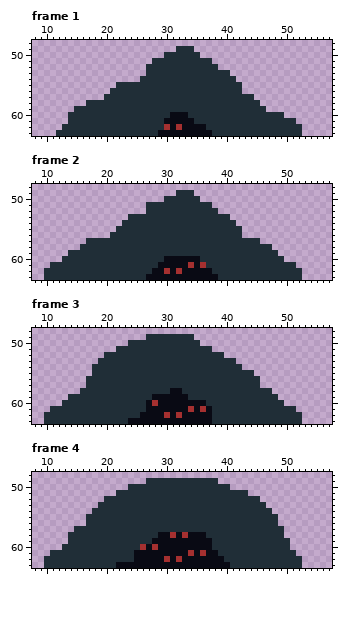
Pixel-art file -- aseprite/rat_spawner_idle.aseprite. Above is the file before it was changed.
64x64 pixels, 10 frames. Shown: frame 1: x 8..57, y 48..63; frame 2: x 8..57, y 48..63; frame 3: x 8..57, y 48..63; frame 4: x 8..57, y 48..63. The commit also changed other frames, which this record leaves out.
Now the later version:
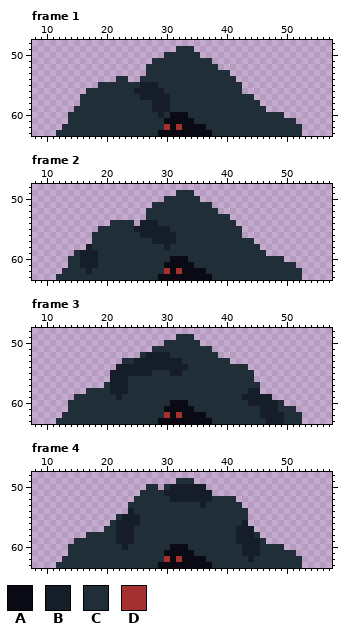
Palette (. is transparent): A #090a14  B #151d28  C #202e37  D #a53030
Difference:
--- frame 1, layer "Layer 1"
@@ x 14..32 @@
 53 .............CCCCCC
-54 ............CCCCCCC
-55 ........CCCCCCCCCCC
-56 .......CCCCCCCCCCCC
-57 ......CCCCCCCCCCCCC
-58 ...CCCCCCCCCCCCCCCC
-59 .CCCCCCCCCCCCCCCCCC
-60 CCCCCCCCCCCCCCCCCAA
+54 ........CC..CCCCCCC
+55 .....CCCCCCCBBBCCCC
+56 ...CCCCCCCCBBBBBCCC
+57 ..CCCCCCCCCCBBBBBCC
+58 ..CCCCCCCCCCCCBBBCC
+59 .CCCCCCCCCCCCCBBBCC
+60 CCCCCCCCCCCCCCCBCAA
 61 CCCCCCCCCCCCCCCCAAA
--- frame 2, layer "Layer 1"
@@ x 8..57 @@
 50 ......................CCCCCC......................
-51 ...................CCCCCCCCCCC....................
+51 ....................CCCCCCCCCC....................
 52 ...................CCCCCCCCCCCC...................
-53 ................CCCCCCCCCCCCCCCCC.................
-54 ...............CCCCCCCCCCCCCCCCCCC................
-55 ..............CCCCCCCCCCCCCCCCCCCCC...............
-56 .............CCCCCCCCCCCCCCCCCCCCCC...............
-57 .........CCCCCCCCCCCCCCCCCCCCCCCCCCCCC............
-58 ........CCCCCCCCCCCCCCCCCCCCCCCCCCCCCCCC..........
-59 ......CCCCCCCCCCCCCCCCCCCCCCCCCCCCCCCCCCC.........
-60 .....CCCCCCCCCCCCCCCCCAAAAAACCCCCCCCCCCCCC........
-61 ...CCCCCCCCCCCCCCCCCCAAAAADADCCCCCCCCCCCCCCC......
-62 ..CCCCCCCCCCCCCCCCCCAADADAAAAACCCCCCCCCCCCCCC.....
-63 ..CCCCCCCCCCCCCCCCCAAAAAAAAAAAACCCCCCCCCCCCCC.....
+53 ...................CCCCCCCCCCCCCC.................
+54 .............CCCC.BBBCCCCCCCCCCCCC................
+55 ...........CCCCCCBBBBBBCCCCCCCCCCCC...............
+56 ..........CCCCCCCCBBBBBBCCCCCCCCCCC...............
+57 ..........CCCCCCCCCCBBBBCCCCCCCCCCCCC.............
+58 .........BCCCCCCCCCCCCBCCCCCCCCCCCCCCC............
+59 .......CBBBCCCCCCCCCCCCCCCCCCCCCCCCCCCC...........
+60 ......CCBBBCCCCCCCCCCCCAAACCCCCCCCCCCCCCCC........
+61 ......CCBBBCCCCCCCCCCCAAAAACCCCCCCCCCCCCCCCC......
+62 .....CCCCBCCCCCCCCCCCCDADAAAACCCCCCCCCCCCCCCC.....
+63 ....CCCCCCCCCCCCCCCCCAAAAAAAAACCCCCCCCCCCCCCC.....
--- frame 3, layer "Layer 1"
@@ x 8..57 @@
 48 ..................................................
-49 ...................CCCCCCCC.......................
-50 ................CCCCCCCCCCCC......................
-51 ..............CCCCCCCCCCCCCCCC....................
-52 ............CCCCCCCCCCCCCCCCCCCC..................
-53 ...........CCCCCCCCCCCCCCCCCCCCCCC................
-54 ..........CCCCCCCCCCCCCCCCCCCCCCCCC...............
-55 ..........CCCCCCCCCCCCCCCCCCCCCCCCCCC.............
-56 .........CCCCCCCCCCCCCCCCCCCCCCCCCCCCC............
-57 .........CCCCCCCCCCCCCCCCCCCCCCCCCCCCC............
-58 ........CCCCCCCCCCCCCCCAACCCCCCCCCCCCCCC..........
-59 ......CCCCCCCCCCCCCCAAAAAACCCCCCCCCCCCCCC.........
-60 .....CCCCCCCCCCCCCCADAAAAAAAACCCCCCCCCCCCC........
-61 ...CCCCCCCCCCCCCCCCAAAAAAADADACCCCCCCCCCCCCC......
-62 ..CCCCCCCCCCCCCCCCAAAADADAAAAACCCCCCCCCCCCCCC.....
-63 ..CCCCCCCCCCCCCCAAAAAAAAAAAAAACCCCCCCCCCCCCCC.....
+49 ........................CCC.......................
+50 ......................CCCCCC......................
+51 ....................CCCCCCCCCC....................
+52 ..................CBBBBCCCCCCCC...................
+53 ...............CCBBBBBBBBCCCCCCCC.................
+54 ..............BBBBBBBBBBBBCCCCCCCCCC..............
+55 .............BBBBBBBCCCBBCCCCCCCCCCCC.............
+56 .............BBBCCCCCCCCCCCCCCCCCCCCC.............
+57 ............CBBBCCCCCCCCCCCCCCCCCCCCCC............
+58 .........CCCCBBBCCCCCCCCCCCCCCCCCCCCBB............
+59 .......CCCCCCCBCCCCCCCCCCCCCCCCCCCCBBBBB..........
+60 ......CCCCCCCCCCCCCCCCCAAACCCCCCCCCCBBBBBC........
+61 ......CCCCCCCCCCCCCCCCAAAAACCCCCCCCCCCBBBCCC......
+62 .....CCCCCCCCCCCCCCCCCDADAAAACCCCCCCCCBBBBCCC.....
+63 ....CCCCCCCCCCCCCCCCCAAAAAAAAACCCCCCCCCBBBCCC.....
--- frame 4, layer "Layer 1"
@@ x 8..57 @@
 48 ..................................................
-49 ...................CCCCCCCCCCCC...................
-50 ................CCCCCCCCCCCCCCCCC.................
-51 ..............CCCCCCCCCCCCCCCCCCCCCC..............
-52 ............CCCCCCCCCCCCCCCCCCCCCCCCCC............
-53 ...........CCCCCCCCCCCCCCCCCCCCCCCCCCCC...........
-54 ..........CCCCCCCCCCCCCCCCCCCCCCCCCCCCCC..........
-55 .........CCCCCCCCCCCCCCCCCCCCCCCCCCCCCCCC.........
-56 .........CCCCCCCCCCCCCCCCCCCCCCCCCCCCCCCC.........
-57 .......CCCCCCCCCCCCCCCCCCCCCCCCCCCCCCCCCCC........
-58 ......CCCCCCCCCCCCCCCAADADAAACCCCCCCCCCCCC........
-59 ......CCCCCCCCCCCCCCAAAAAAAAAACCCCCCCCCCCCC.......
-60 .....CCCCCCCCCCCCCDADAAAAAAAAACCCCCCCCCCCCC.......
-61 ...CCCCCCCCCCCCCCAAAAAAAAADADAACCCCCCCCCCCCC......
-62 ..CCCCCCCCCCCCCCCAAAAADADAAAAAAACCCCCCCCCCCCC.....
-63 ..CCCCCCCCCCCCAAAAAAAAAAAAAAAAAAACCCCCCCCCCCC.....
+49 ........................CCC.......................
+50 ...................CC.CBBBBBB.....................
+51 ..................CCCCBBBBBBBB....................
+52 .................CCCCCCBBBBBBBCCCC................
+53 ................CCCCCCCCCCCCBCCCCCC...............
+54 ................BCCCCCCCCCCCCCCCCCCC..............
+55 ..............CBBBCCCCCCCCCCCCCCCCCC..............
+56 .............CBBBBCCCCCCCCCCCCCCCCCB..............
+57 ............CCBBBCCCCCCCCCCCCCCCCCBBB.............
+58 .........CCCCCBBBCCCCCCCCCCCCCCCCCBBBC............
+59 .......CCCCCCCBBBCCCCCCCCCCCCCCCCCBBBBC...........
+60 ......CCCCCCCCCBCCCCCCCAAACCCCCCCCCBBBCCCC........
+61 ......CCCCCCCCCCCCCCCCAAAAACCCCCCCCBBBCCCCCC......
+62 .....CCCCCCCCCCCCCCCCCDADAAAACCCCCCCBCCCCCCCC.....
+63 ....CCCCCCCCCCCCCCCCCAAAAAAAAACCCCCCCCCCCCCCC.....
Changed places in both pictures, as pixel boxes (x1, y1, x2, y2):
changed: (80, 76, 170, 118)
changed: (44, 202, 218, 280)
erased: (254, 238, 278, 256)
changed: (44, 334, 212, 424)
changed: (218, 352, 284, 424)
changed: (44, 478, 290, 568)
